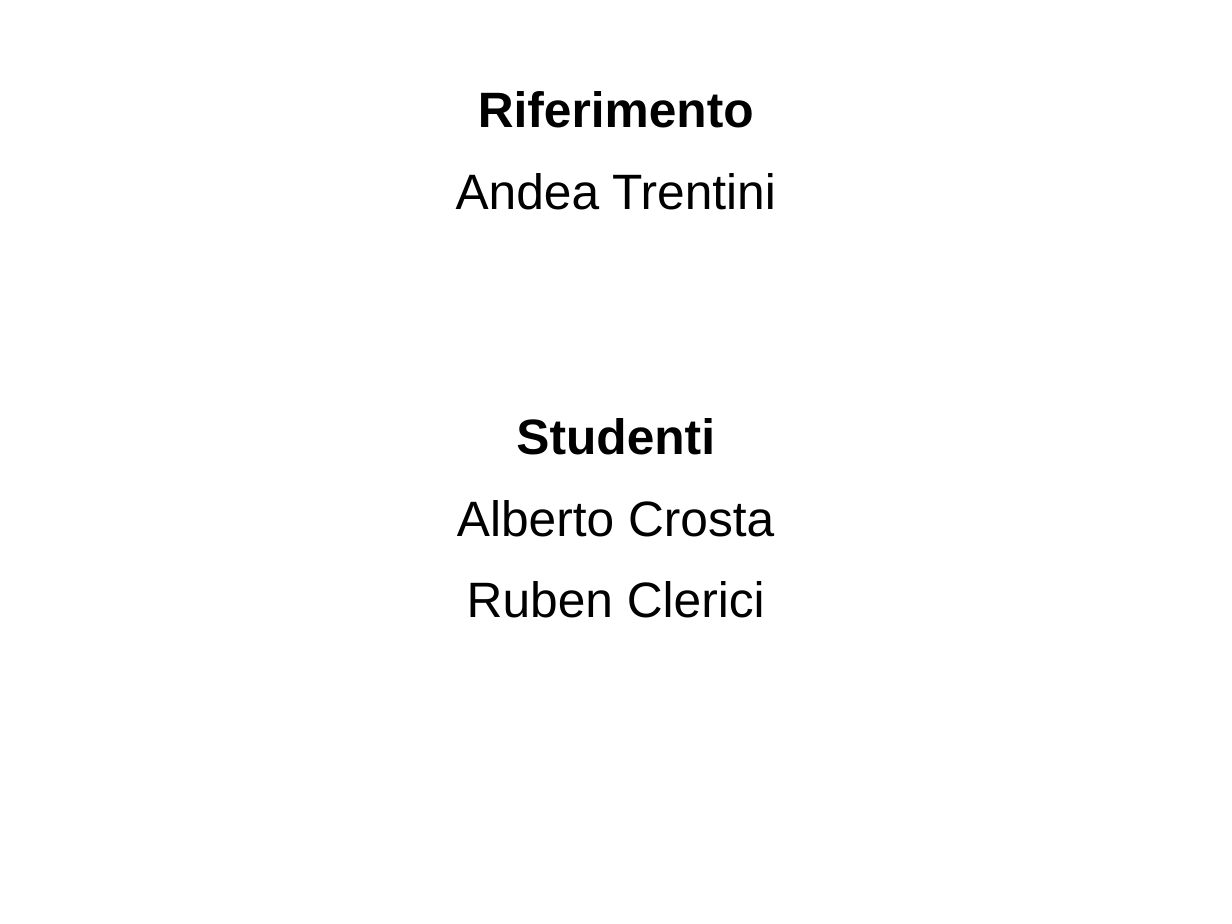
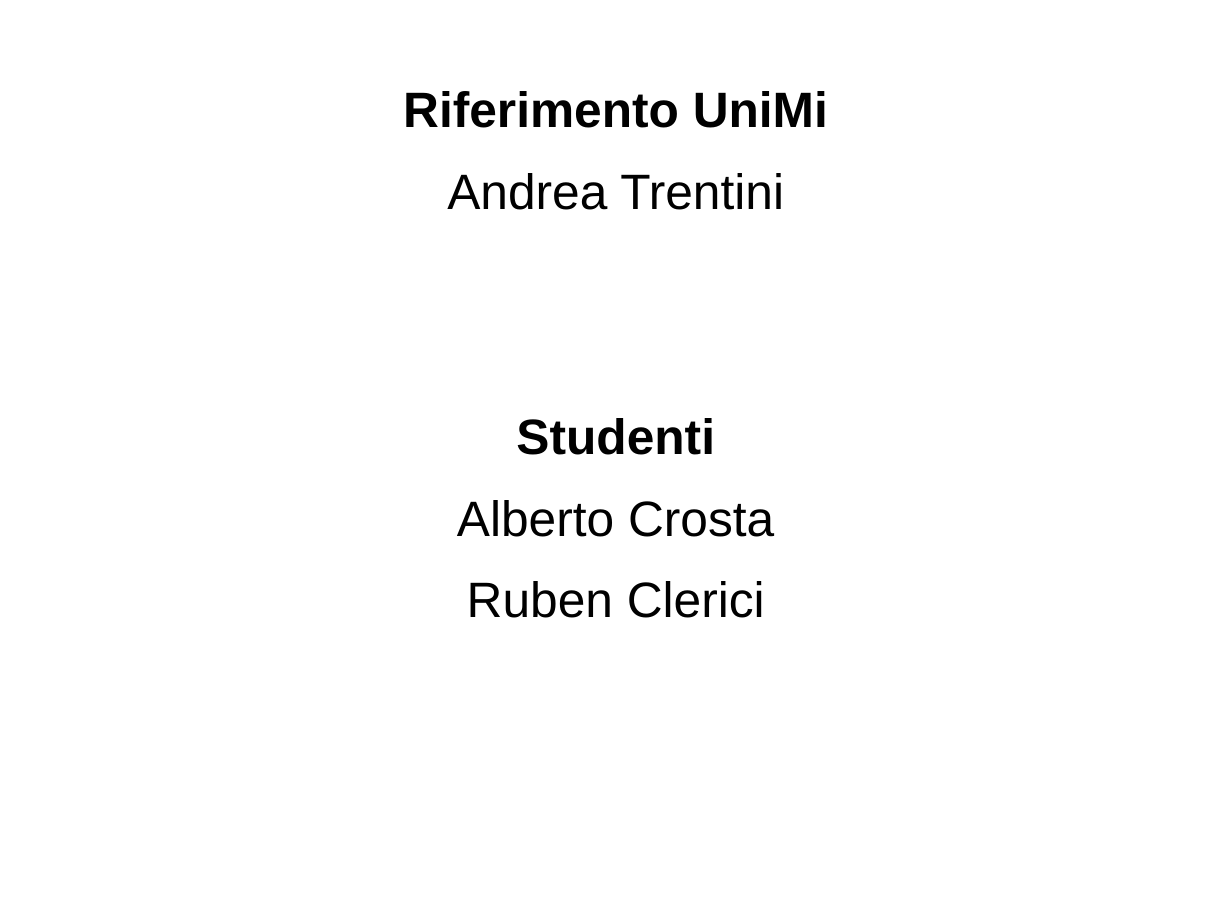
Before and after one commit to atrent/ArduAfternoon, a slide deck: slide 10 of GenuinoDay/PresentazioneArduinoAfteroon.odp. Drawn at 1232x924 pixels with LibreOffice and Linux fonts; fonts in the diff are those of the drawing; background and template pictures are left out. Boxes give left, top, right and bottom in pixels: in the first picture for what was removed or moved away, otherwise in the second. Text is boxed around its words. In the diff, an @@ line names an element or a change of style, - is before the commit and + after.

Commit message:
typo

```diff
--- a/GenuinoDay/PresentazioneArduinoAfteroon.odp
+++ b/GenuinoDay/PresentazioneArduinoAfteroon.odp
@@ text at (x1=403, y1=91, x2=828, y2=210): text changed; bold on @@
-Riferimento
-Andea Trentini
+Riferimento UniMi
+Andrea Trentini
```
